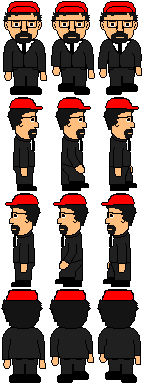
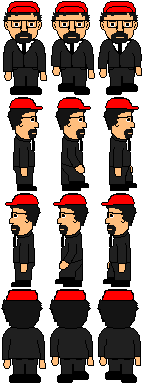
Layers edited between the first and the second 144×384 image:
painted on "andrew2.png" over [87, 353, 141, 366]
